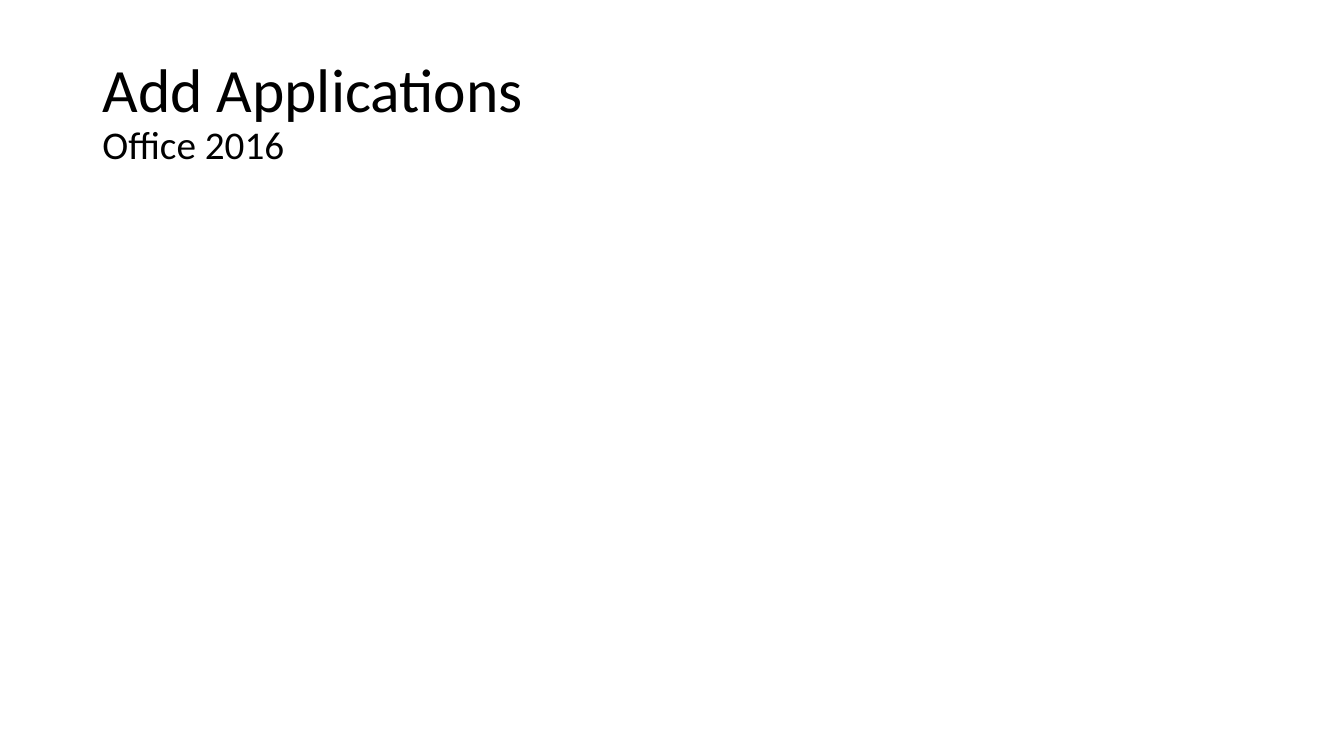
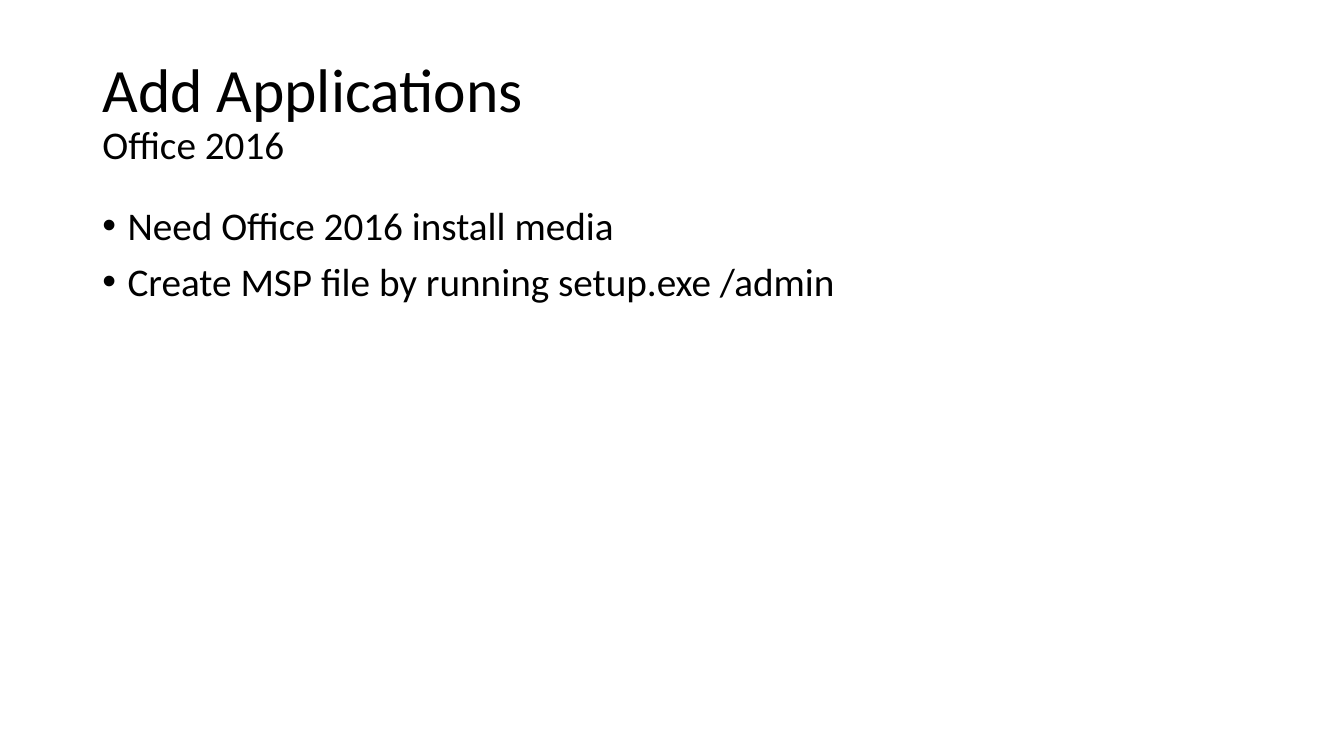
Before and after one commit to fydexx/HECC-2018, a slide deck: slide 4 of Part_01/Section02.pptx. Drawn at 1344x756 pixels with LibreOffice and Linux fonts; fonts in the diff are those of the drawing. Boxes give left, top, right and bottom in pixels: in the first picture for what was removed or moved away, otherwise in the second. Text is boxed around its words. In the diff, an @@ line names an element or a change of style, - is before the commit and + after.

```diff
--- a/Part_01/Section02.pptx
+++ b/Part_01/Section02.pptx
@@ text added at (x1=128, y1=212, x2=835, y2=303), 28 pt, text #000000 @@
+• Need Office 2016 install media
+• Create MSP file by running setup.exe /admin
```
